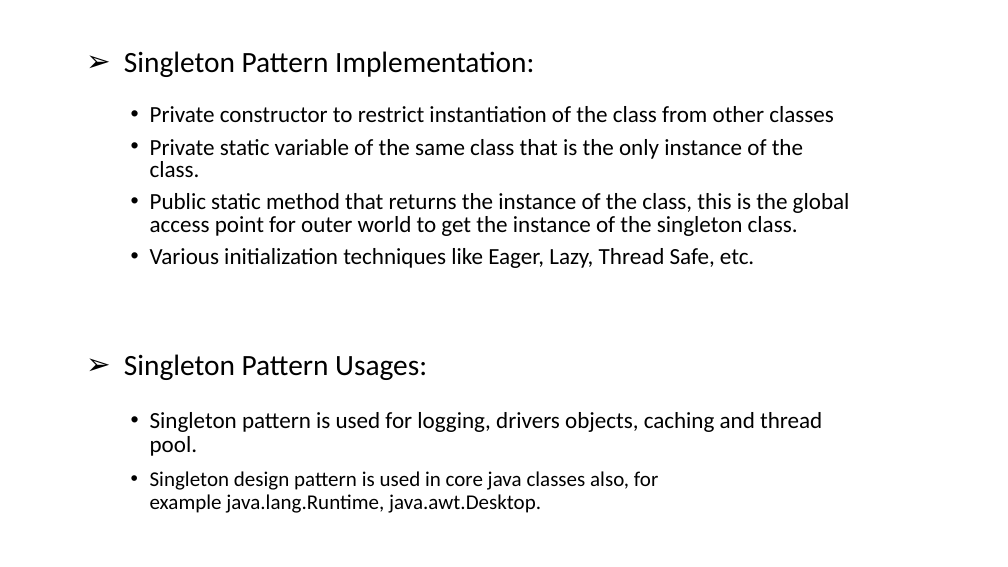
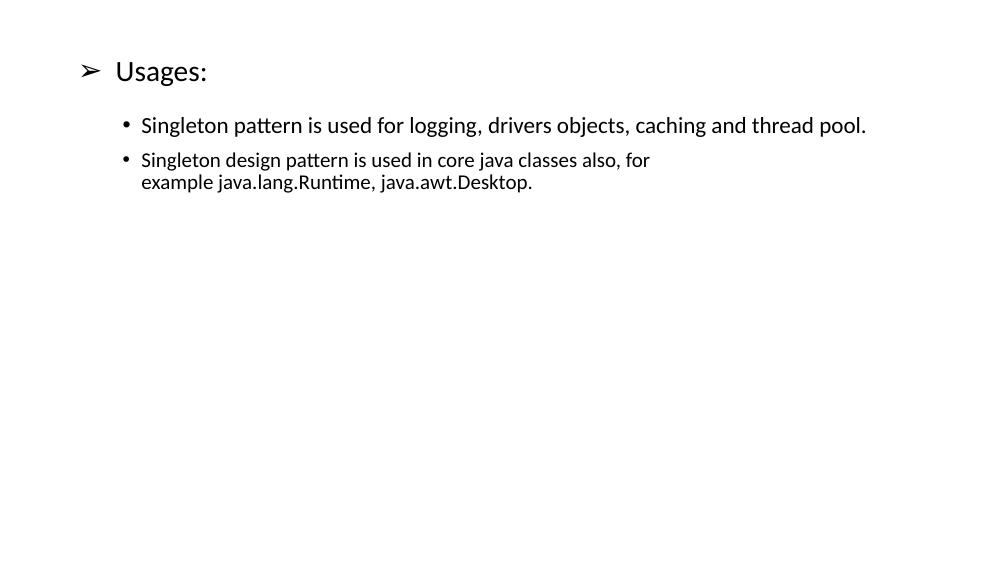
Before and after one commit to amanjain201/JavaDesignPattern, a slide deck: slide 4 of DesignPatterns.pptx. Drawn at 1008x567 pixels with LibreOffice and Linux fonts; fonts in the diff are those of the drawing. Boxes give left, top, right and bottom in pixels: in the first picture for what was removed or moved away, otherwise in the second. Text is boxed around its words. In the diff, an @@ line names an element or a change of style, - is before the commit and + after.

```diff
--- a/DesignPatterns.pptx
+++ b/DesignPatterns.pptx
@@ title removed at (124, 51, 534, 77) @@
-➢ Singleton Pattern Implementation:
@@ text at (116, 62, 208, 86): text changed @@
-➢ Singleton Pattern Usages:
+➢ Usages:
@@ text "Singleton pattern is used for ..." rewrapped from (150, 412, 822, 513) to (141, 117, 867, 193) @@
@@ text removed at (150, 106, 850, 268) @@
-• Private constructor to restrict instantiation of the class from other classes
-• Private static variable of the same class that is the only instance of the class.
-• Public static method that returns the instance of the class, this is the global access point for outer world to get the instance of the singleton class.
-• Various initialization techniques like Eager, Lazy, Thread Safe, etc.
```
Also in this commit, not shown: 1 other slide changed, 11 slides added, 1 slide removed, 2 other files.
